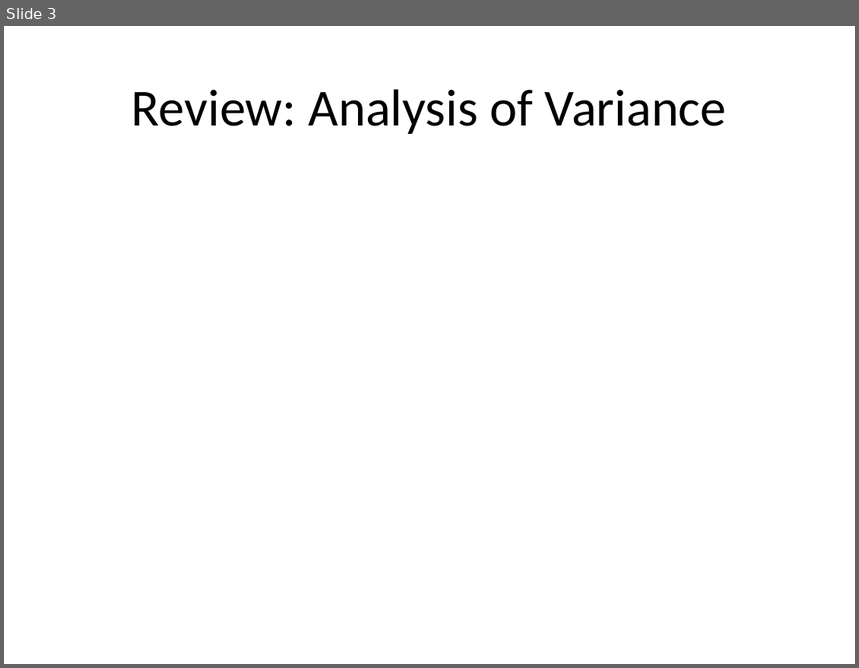
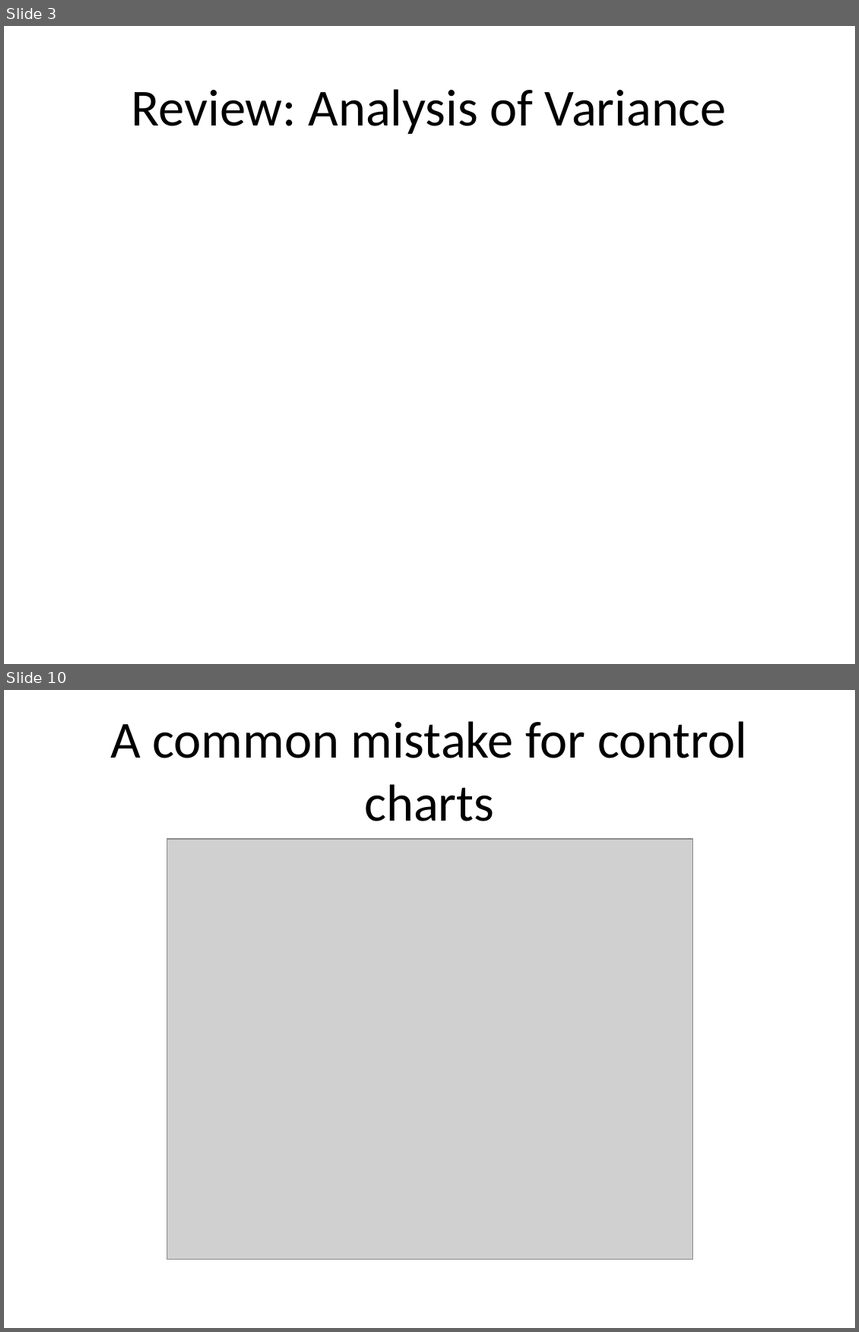
Before and after one commit to pmean/papers-and-presentations, a slide deck: anom/anom-talk.pptx. Shown one above the other, each under a label of ours: slide 3 before the commit, slides 3 and 10 after it; the slides between them are not shown. The pictures are 859x668 and 859x1332 pixels, drawn with LibreOffice and Linux fonts; fonts in the diff are those of the drawing; grey boxes stand for pictures. Boxes give left, top, right and bottom in pixels: in the first picture for what was removed or moved away, otherwise in the second. Text is boxed around its words. In the diff, an @@ line names an element or a change of style, - is before the commit and + after.

```diff
--- a/anom/anom-talk.pptx
+++ b/anom/anom-talk.pptx
@@ slide 10 added at [4,690,855,1328], background #FFFFFF @@
@@ title added at [110,721,747,821], 44 pt, text #000000 @@
+A common mistake for control charts
@@ picture added at [167,839,693,1259] @@
```
Also in this commit, not shown: 2 slides changed, 18 other slides added, 12 other files.
